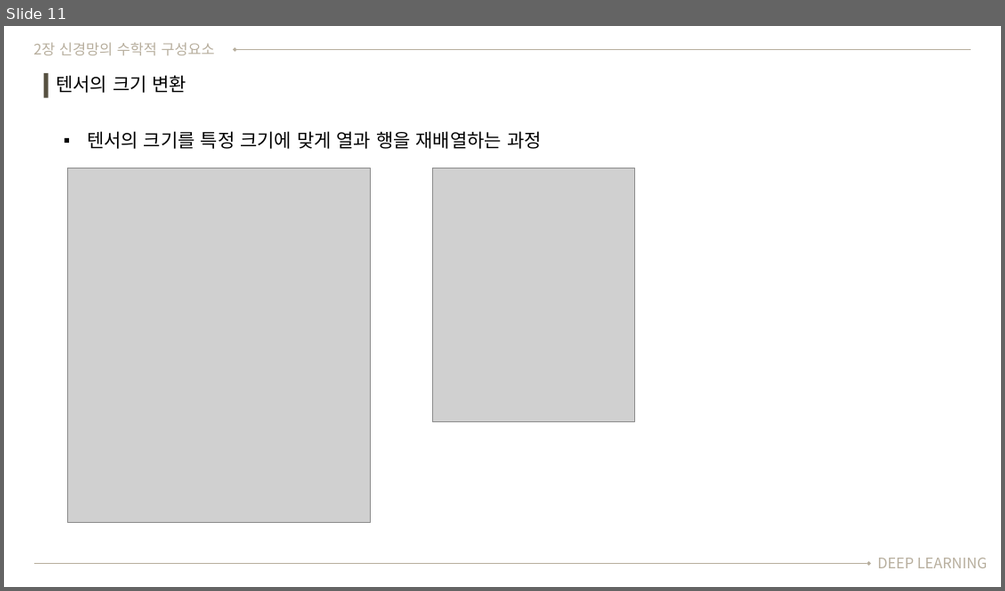
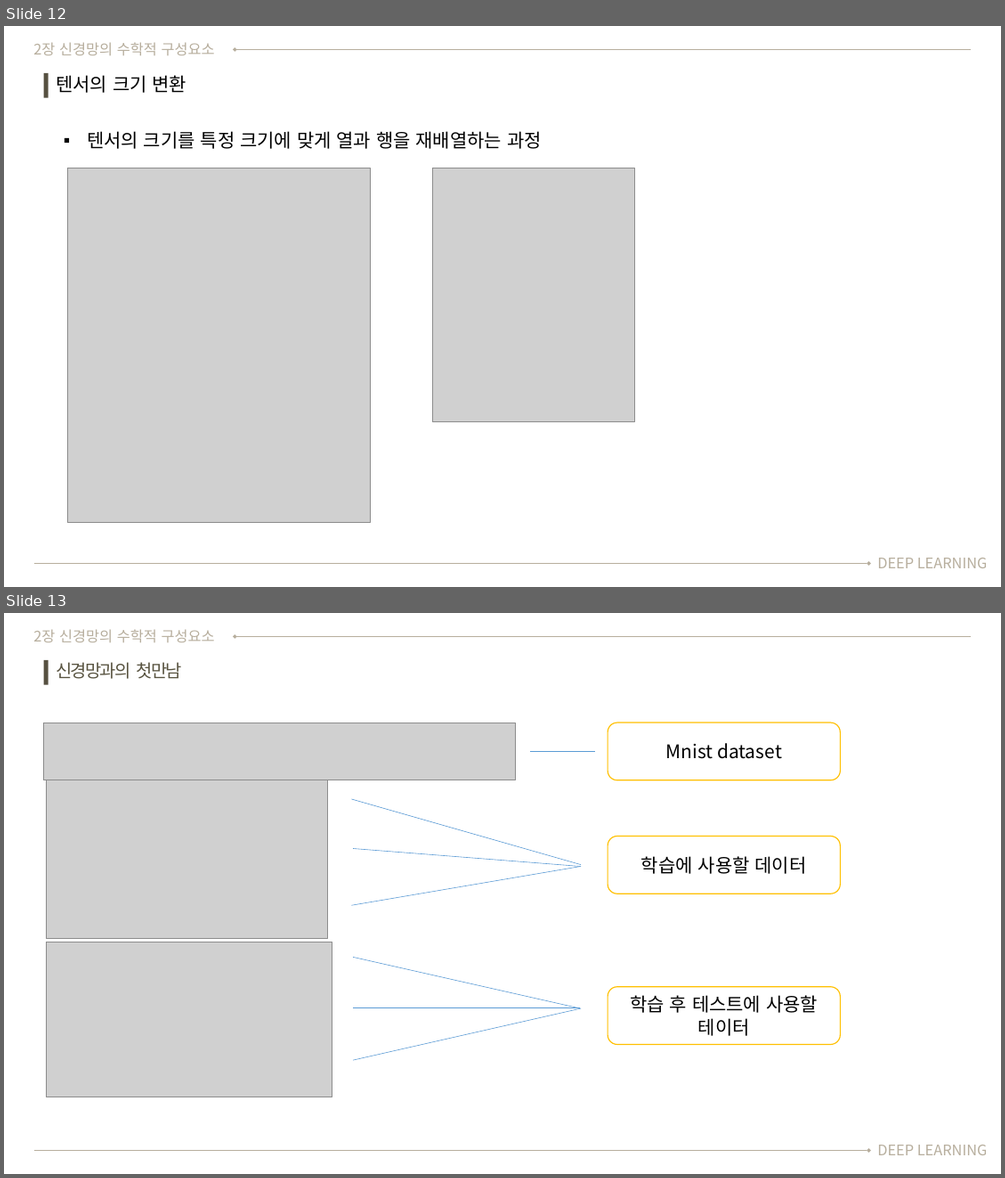
Before and after one commit to SeongGeunLee/DeepLearningStudy, a slide deck: PPT data/1 week/Hyukjin's.pptx. Shown one above the other, each under a label of ours: slide 11 before the commit, slides 12 and 13 after it. The pictures are 1005x591 and 1005x1178 pixels, drawn with LibreOffice and Linux fonts; fonts in the diff are those of the drawing; grey boxes stand for pictures. Boxes give left, top, right and bottom in pixels: in the first picture for what was removed or moved away, otherwise in the second. Text is boxed around its words. In the diff, an @@ line names an element or a change of style, - is before the commit and + after.

```diff
--- a/PPT data/1 week/Hyukjin's.pptx
+++ b/PPT data/1 week/Hyukjin's.pptx
@@ slide 13 added at [4, 613, 1001, 1174], background #FFFFFF @@
@@ text added at [33, 629, 215, 642], 14 pt, text #B7AE9D @@
+2장 신경망의 수학적 구성요소
@@ arrow added from (971, 637) to (235, 637), #B7AE9D 1.25 pt @@
@@ rectangle added at [44, 660, 48, 685], fill #575141 @@
@@ text added at [56, 662, 182, 679], 17 pt, text #585340 @@
+신경망과의 첫만남
@@ picture added at [44, 723, 516, 780] @@
@@ rounded rectangle added at [607, 723, 840, 780], fill #FFFFFF, outline #FFC000 1 pt, 18 pt, text #000000 @@
+Mnist dataset
@@ line added from (531, 751) to (596, 751), #5B9BD5 0.5 pt @@
@@ picture added at [46, 780, 328, 938] @@
@@ line added from (352, 799) to (582, 864), #5B9BD5 0.5 pt @@
@@ line added from (353, 849) to (581, 867), #5B9BD5 0.5 pt @@
@@ rounded rectangle added at [607, 835, 840, 893], fill #FFFFFF, outline #FFC000 1 pt, 18 pt, text #000000 @@
+학습에 사용할 데이터
@@ line added from (352, 906) to (582, 867), #5B9BD5 0.5 pt @@
@@ picture added at [46, 942, 332, 1097] @@
@@ line added from (353, 957) to (582, 1008), #5B9BD5 0.5 pt @@
@@ line added from (353, 1008) to (581, 1008), #5B9BD5 0.5 pt @@
@@ line added from (353, 1060) to (581, 1008), #5B9BD5 0.5 pt @@
@@ rounded rectangle added at [607, 987, 840, 1045], fill #FFFFFF, outline #FFC000 1 pt, 18 pt, text #000000 @@
+학습 후 테스트에 사용할 테이터
@@ text added at [877, 1144, 987, 1155], 14 pt, text #B7AE9D @@
+DEEP LEARNING
@@ arrow added from (34, 1150) to (869, 1150), #B7AE9D 1.25 pt @@
@@ what was slide 11 is now slide 12 @@
```
Also in this commit, not shown: 6 slides changed, 5 other slides added, 1 slide removed, 1 other file.
